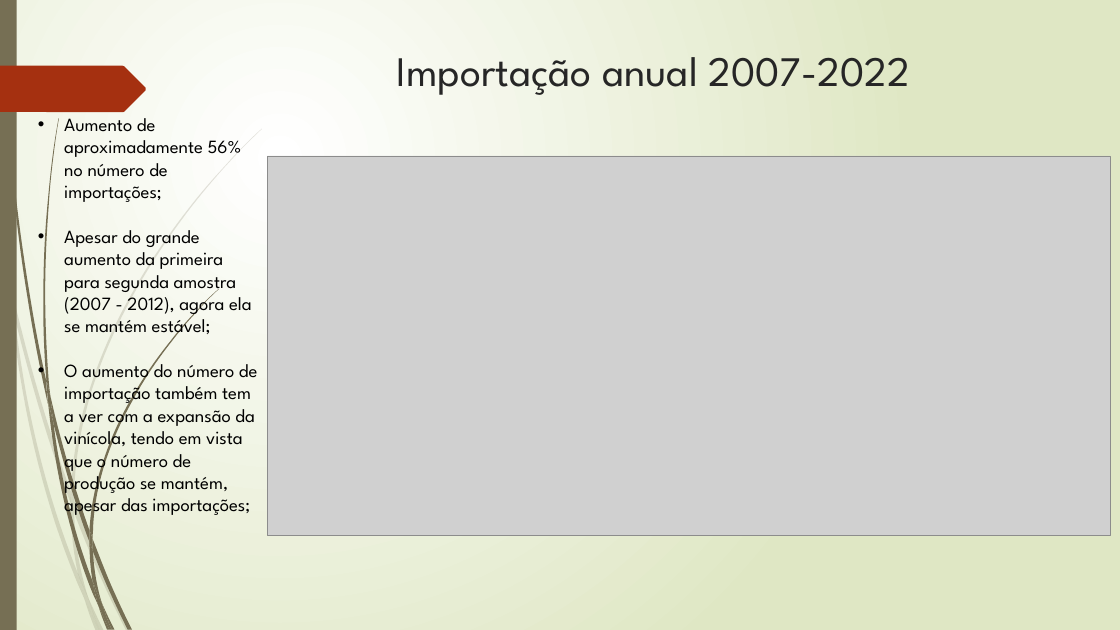
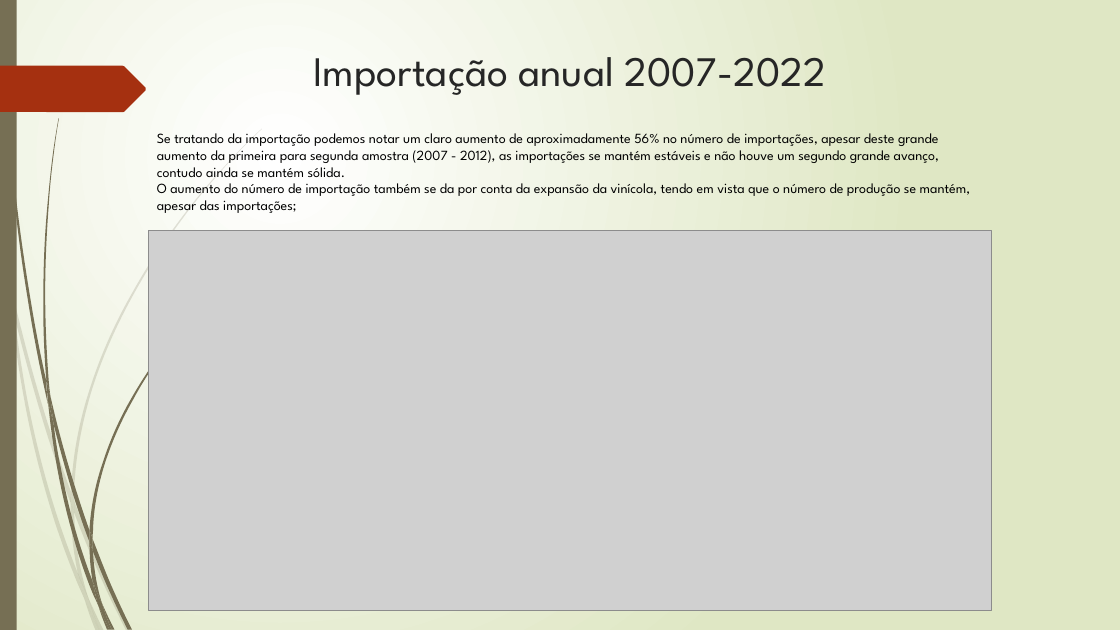
Before and after one commit to SinxCode/Tech-Challenge, a slide deck: slide 3 of Tech - Challenge.pptx. Drawn at 1120x630 pixels with LibreOffice and Linux fonts; fonts in the diff are those of the drawing; grey boxes stand for pictures. Boxes give left, top, right and bottom in pixels: in the first picture for what was removed or moved away, otherwise in the second. Text is boxed around its words. In the diff, an @@ line names an element or a change of style, - is before the commit and + after.

Commit message:
Add files via upload
POWER POINT FINAL PARA ENTREGA TECH CHALLENGE

```diff
--- a/Tech - Challenge.pptx
+++ b/Tech - Challenge.pptx
@@ title "Importação anual 2007-2022": place and size @@
-title "Importação anual 2007-2022" at box(397, 57, 910, 95)
+title "Importação anual 2007-2022" at box(313, 57, 827, 95)
@@ text at box(157, 133, 971, 213): text changed; size 16 to 12 pt @@
-• Aumento de aproximadamente 56% no número de importações;
-• Apesar do grande aumento da primeira para segunda amostra (2007 - 2012), agora ela se mantém estável;
-• O aumento do número de importação também tem a ver com a expansão da vinícola, tendo em vista que o número de produção se mantém, apesar das importações;
+Se tratando da importação podemos notar um claro aumento de aproximadamente 56% no número de importações, apesar deste grande aumento da primeira para segunda amostra (2007 - 2012), as importações se mantém estáveis e não houve um segundo grande avanço, contudo ainda se mantém sólida.
+O aumento do número de importação também se da por conta da expansão da vinícola, tendo em vista que o número de produção se mantém, apesar das importações;
@@ picture: place and size @@
-picture at box(267, 156, 1110, 536)
+picture at box(149, 230, 991, 610)
```
Also in this commit, not shown: 6 other slides changed, 4 slides added.
